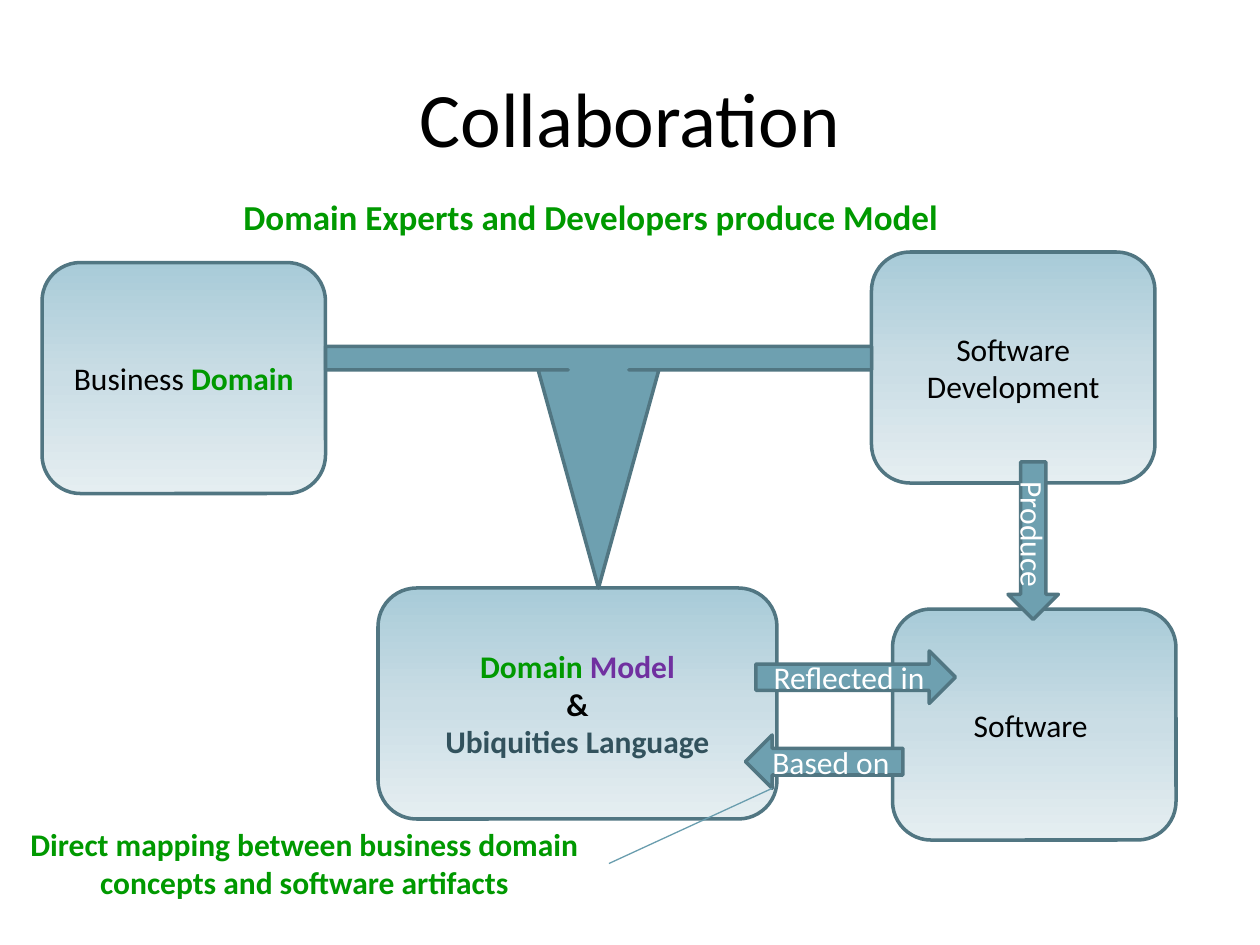
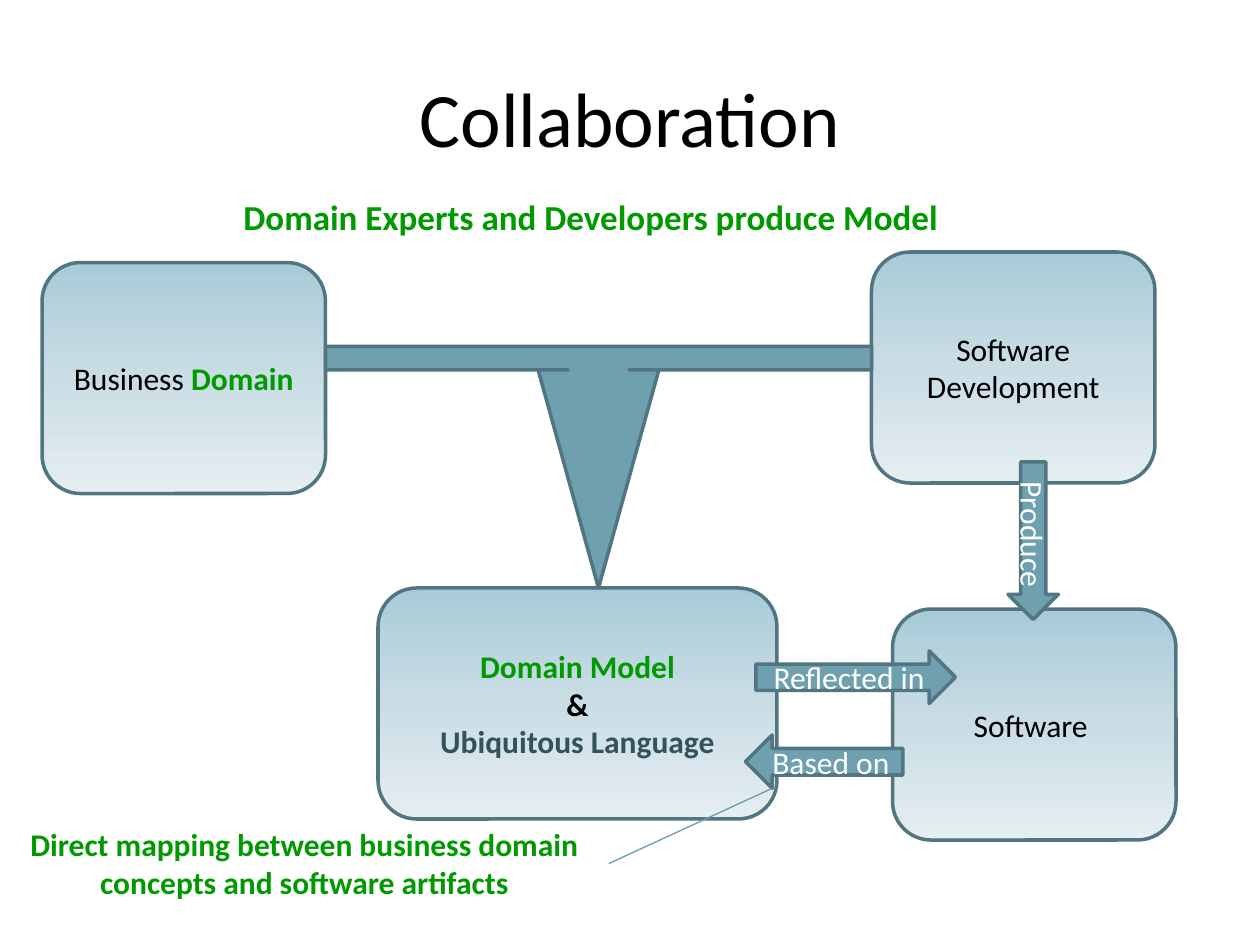
Before and after one commit to arturtv/dddpresentation, a slide deck: slide 11 of Domain-DrivenDesign.A.Trosin.pptx (slide 18 before the commit). Drawn at 1260x945 pixels with LibreOffice and Linux fonts; fonts in the diff are those of the drawing. Boxes give left, top, right and bottom in pixels: in the first picture for what was removed or moved away, otherwise in the second. Text is boxed around its words. In the diff, an @@ line names an element or a change of style, - is before the commit and + after.

```diff
--- a/Domain-DrivenDesign.A.Trosin.pptx
+++ b/Domain-DrivenDesign.A.Trosin.pptx
@@ text in rounded rectangle at bbox=[480, 656, 675, 679]: text colour #7030A0 to #009900 in "Model" @@
@@ text in rounded rectangle at bbox=[440, 731, 715, 759]: text changed @@
-Ubiquities Language
+Ubiquitous Language
```
Also in this commit, not shown: 2 slides removed.
